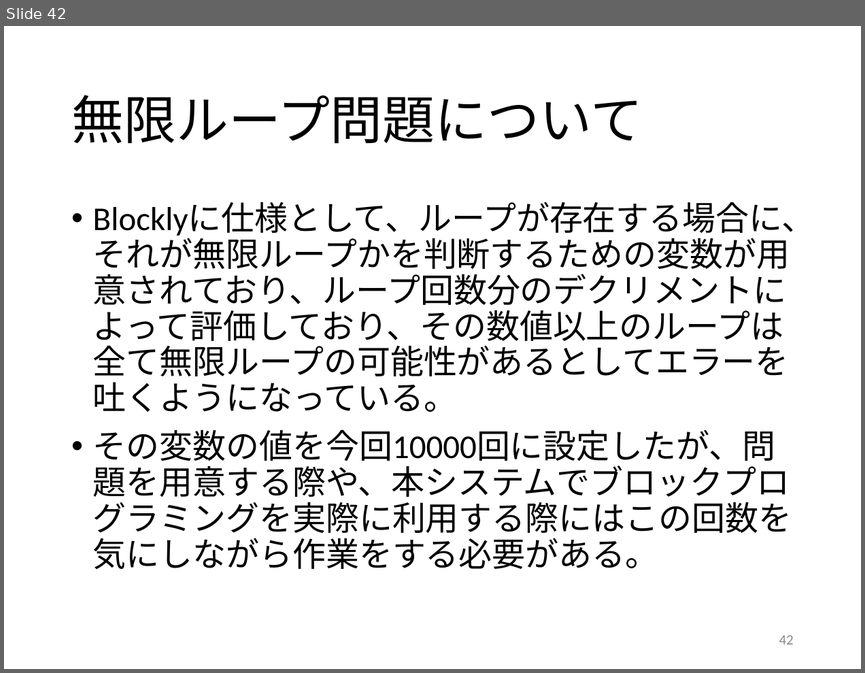
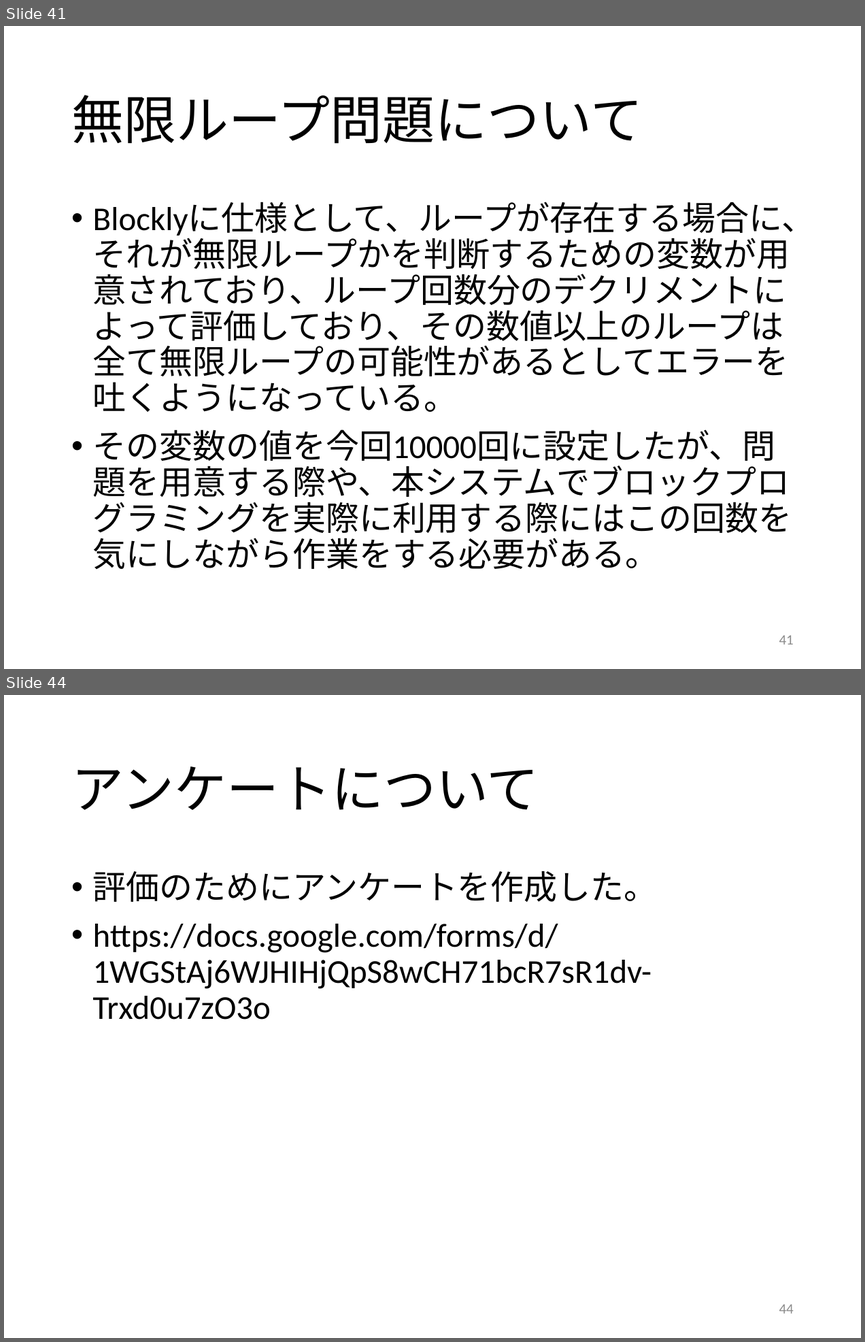
Before and after one commit to kait-takanolab/1821121-shimaoka-thesis, a slide deck: 1821121_shimaoka_sotsuken.pptx. Shown one above the other, each under a label of ours: slide 42 before the commit, slides 41 and 44 after it; the slides between them are not shown. The pictures are 865x673 and 865x1342 pixels, drawn with LibreOffice and Linux fonts; fonts in the diff are those of the drawing. Boxes give left, top, right and bottom in pixels: in the first picture for what was removed or moved away, otherwise in the second. Text is boxed around its words. In the diff, an @@ line names an element or a change of style, - is before the commit and + after.

Commit message:
12/05 ppslide42~44追加
インデントについて
問題の作成
アンケートについて
のslideを作成した

```diff
--- a/1821121_shimaoka_sotsuken.pptx
+++ b/1821121_shimaoka_sotsuken.pptx
@@ slide 44 added at (4, 695, 861, 1338), background #FFFFFF @@
@@ title added at (71, 766, 539, 810), 44 pt, text #000000 @@
+アンケートについて
@@ text added at (93, 871, 657, 1019), 28 pt, text #000000 @@
+• 評価のためにアンケートを作成した。
+• https://docs.google.com/forms/d/1WGStAj6WJHIHjQpS8wCH71bcR7sR1dv-Trxd0u7zO3o
@@ page number added at (779, 1304, 793, 1313), 12 pt, text #8C8C8C @@
+44
@@ what was slide 42 is now slide 41 @@
@@ page number at (779, 635, 793, 644): text changed @@
-42
+41
```
Also in this commit, not shown: 1 slide changed, 2 other slides added, 1 slide removed.
